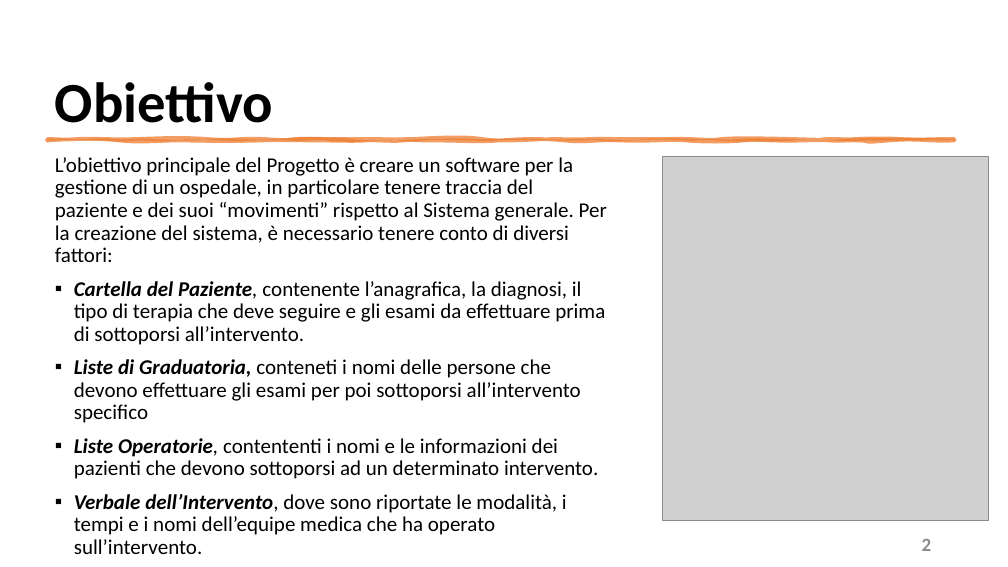
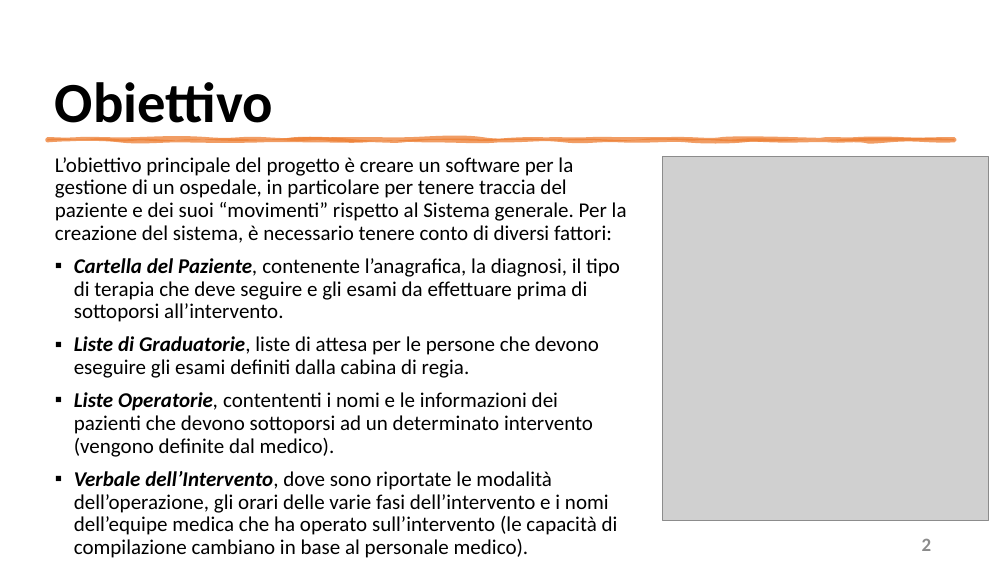
Before and after one commit to mangilimatteo/Progetto_Ingegneria_Software_Cattaneo_Mangili_Saini, a slide deck: slide 2 of Presentazione/Presentazione_Progetto.pptx. Drawn at 1008x567 pixels with LibreOffice and Linux fonts; fonts in the diff are those of the drawing; grey boxes stand for pictures. Boxes give left, top, right and bottom in pixels: in the first picture for what was removed or moved away, otherwise in the second. Text is boxed around its words. In the diff, an @@ line names an element or a change of style, - is before the commit and + after.

Commit message:
Update Presentazione
Correzione generale

```diff
--- a/Presentazione/Presentazione_Progetto.pptx
+++ b/Presentazione/Presentazione_Progetto.pptx
@@ text at (55,157,627,243): text changed @@
-L’obiettivo principale del Progetto è creare un software per la gestione di un ospedale, in particolare tenere traccia del paziente e dei suoi “movimenti” rispetto al Sistema generale. Per la creazione del sistema, è necessario tenere conto di diversi fattori:
+L’obiettivo principale del progetto è creare un software per la gestione di un ospedale, in particolare per tenere traccia del paziente e dei suoi “movimenti” rispetto al Sistema generale. Per la creazione del sistema, è necessario tenere conto di diversi fattori:
@@ text at (74,336,618,558): text changed @@
-▪ Liste di Graduatoria, conteneti i nomi delle persone che devono effettuare gli esami per poi sottoporsi all’intervento specifico
-▪ Liste Operatorie, contententi i nomi e le informazioni dei pazienti che devono sottoporsi ad un determinato intervento.
-▪ Verbale dell’Intervento, dove sono riportate le modalità, i tempi e i nomi dell’equipe medica che ha operato sull’intervento.
+▪ Liste di Graduatorie, liste di attesa per le persone che devono eseguire gli esami definiti dalla cabina di regia.
+▪ Liste Operatorie, contententi i nomi e le informazioni dei pazienti che devono sottoporsi ad un determinato intervento (vengono definite dal medico).
+▪ Verbale dell’Intervento, dove sono riportate le modalità dell’operazione, gli orari delle varie fasi dell’intervento e i nomi dell’equipe medica che ha operato sull’intervento (le capacità di compilazione cambiano in base al personale medico).
```
Also in this commit, not shown: 14 other slides changed.
